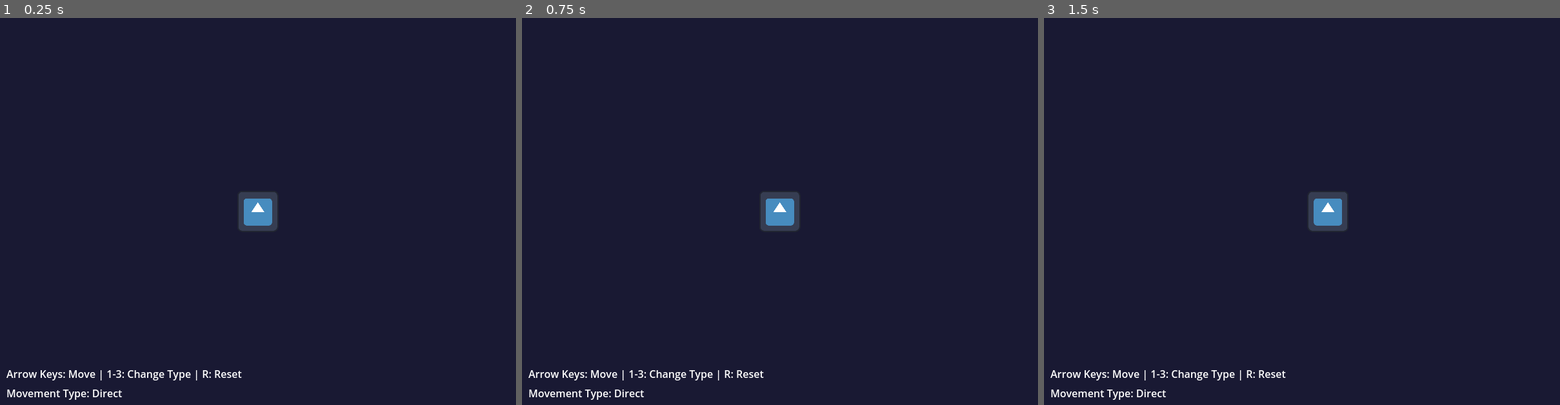
Above: before the commit, frames 1-3 (left to right).
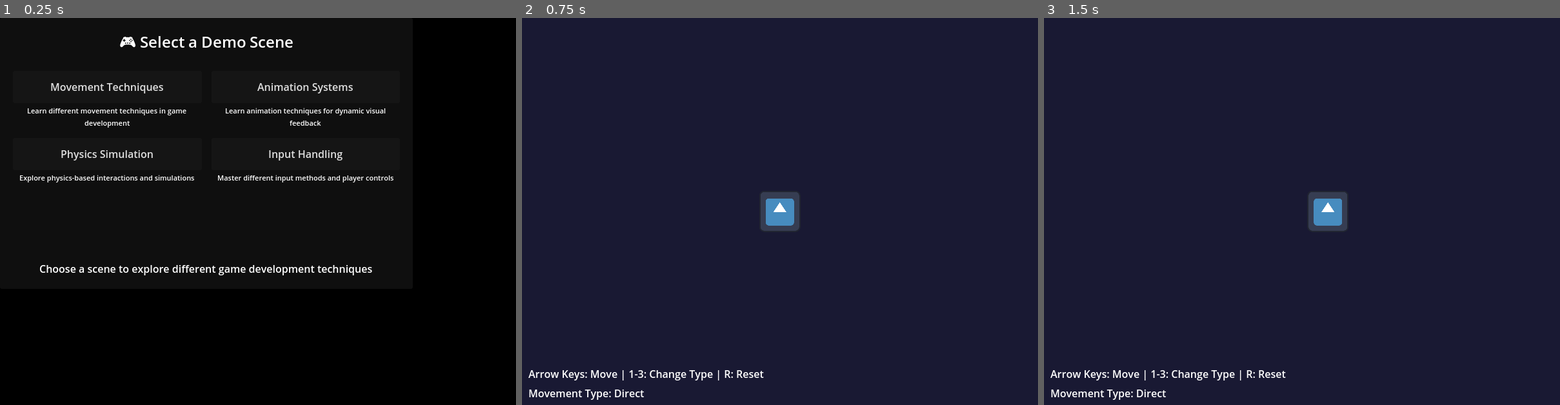
Above: after the commit, the same moments.

Repository: gllmAR/docsify-godot-embed
Game: Godot game, scene res://main.tscn
The game is run twice, just before and just after one commit, with the same random seed, the same clock (stepped at 60 frames per second) and the same inputs. The engine's default icon, where the game draws it, is replaced by a stand-in: a white triangle on a blue panel in a dark square.
Inputs (mouse positions are in pixels of both pictures, inside the frame that each line leads up to):
- Up to frame 1 (0.25 s): no input
- Up to frame 2 (0.75 s): click (630, 87) at 0.5 s, where only the run after the commit has a clickable "Movement Techniques"
- Up to frame 3 (1.5 s): tap Enter at 1.25 s; move the mouse to (1415, 192) at 1.27 s; hold Right (ui_right) from 1.28 s (still down); click (1415, 192) at 1.42 s

The runs differ from the first frame. In frame 1, 100% of the frame differs, in the area x 0-100%, y 0-100%; in frame 2, nothing differs; in frame 3, nothing differs.

Commit message:
added scene manager

Diff:
--- a/gdEmbed/scene_manager.gd
+++ b/gdEmbed/scene_manager.gd
@@ -1,19 +1,39 @@
 extends Node2D
 
 var available_scenes = {
-	"movement": "res://scenes/movement/movement.tscn",
-	"animation": "res://scenes/animation/animation.tscn",
-	"physics": "res://scenes/physics/physics.tscn",
-	"input": "res://scenes/input/input.tscn"
+	"movement": {
+		"path": "res://scenes/movement/movement.tscn",
+		"title": "Movement Techniques",
+		"description": "Learn different movement techniques in game development"
+	},
+	"animation": {
+		"path": "res://scenes/animation/animation.tscn",
+		"title": "Animation Systems",
+		"description": "Learn animation techniques for dynamic visual feedback"
+	},
+	"physics": {
+		"path": "res://scenes/physics/physics.tscn",
+		"title": "Physics Simulation",
+		"description": "Explore physics-based interactions and simulations"
+	},
+	"input": {
+		"path": "res://scenes/input/input.tscn",
+		"title": "Input Handling",
+		"description": "Master different input methods and player controls"
+	}
 }
+
+var scene_selector_ui: Control
+var is_selector_active = false
 
 func _ready():
 	var scene_name = _parse_scene_parameter()
-	_load_scene(scene_name)
+	if scene_name == "":
+		_show_scene_selector()
+	else:
+		_load_scene(scene_name)
 
 func _parse_scene_parameter() -> String:
-	var default_scene = "movement"
-
 	if OS.has_feature("web"):
 		# Simple and reliable URL parameter parsing
 		var scene_result = JavaScriptBridge.eval("new URLSearchParams(window.location.search).get('scene')")
@@ -23,19 +43,137 @@
 			print("✅ Loading scene: ", scene_result)
 			return scene_result
 		else:
-			print("⚠️ Using default scene: ", default_scene)
+			print("ℹ️ No valid scene parameter found, showing selector")
+			return ""
 
-	return default_scene
+	return ""
+
+func _show_scene_selector():
+	is_selector_active = true
+	scene_selector_ui = _create_scene_selector_ui()
+	add_child(scene_selector_ui)
+
+func _create_scene_selector_ui() -> Control:
+	var main_container = Control.new()
+	main_container.set_anchors_and_offsets_preset(Control.PRESET_FULL_RECT)
+
+	# Semi-transparent background
+	var background = ColorRect.new()
+	background.set_anchors_and_offsets_preset(Control.PRESET_FULL_RECT)
+	background.color = Color(0, 0, 0, 0.8)
+	main_container.add_child(background)
+
+	# Center panel container for responsive centering
+	var center_container = CenterContainer.new()
+	center_container.set_anchors_and_offsets_preset(Control.PRESET_FULL_RECT)
+	main_container.add_child(center_container)
+
+	# Main panel with adaptive sizing
+	var panel = Panel.new()
+	# Adaptive size based on screen size (80% width, max 700px, min 400px)
+	var viewport_size = get_viewport().get_visible_rect().size
+	var panel_width = min(max(viewport_size.x * 0.8, 400), 700)
+	var panel_height = min(max(viewport_size.y * 0.7, 350), 500)
+	panel.custom_minimum_size = Vector2(panel_width, panel_height)
+	panel.size_flags_horizontal = Control.SIZE_SHRINK_CENTER
+	panel.size_flags_vertical = Control.SIZE_SHRINK_CENTER
+	center_container.add_child(panel)
+
+	# Vertical layout with margins
+	var margin_container = MarginContainer.new()
+	margin_container.set_anchors_and_offsets_preset(Control.PRESET_FULL_RECT)
+	margin_container.add_theme_constant_override("margin_left", 20)
+	margin_container.add_theme_constant_override("margin_right", 20)
+	margin_container.add_theme_constant_override("margin_top", 20)
+	margin_container.add_theme_constant_override("margin_bottom", 20)
+	panel.add_child(margin_container)
+
+	var vbox = VBoxContainer.new()
+	vbox.add_theme_constant_override("separation", 20)
+	margin_container.add_child(vbox)
+
+	# Title
+	var title = Label.new()
+	title.text = "🎮 Select a Demo Scene"
+	title.horizontal_alignment = HORIZONTAL_ALIGNMENT_CENTER
+	title.add_theme_font_size_override("font_size", 24)
+	vbox.add_child(title)
+
+	# Scene buttons container - responsive grid
+	var scroll_container = ScrollContainer.new()
+	scroll_container.size_flags_horizontal = Control.SIZE_EXPAND_FILL
+	scroll_container.size_flags_vertical = Control.SIZE_EXPAND_FILL
+	vbox.add_child(scroll_container)
+
+	var grid = GridContainer.new()
+	# Adaptive columns based on panel width
+	grid.columns = 2 if panel_width > 500 else 1
+	grid.size_flags_horizontal = Control.SIZE_EXPAND_FILL
+	grid.add_theme_constant_override("h_separation", 15)
+	grid.add_theme_constant_override("v_separation", 15)
+	scroll_container.add_child(grid)
+
+	# Create buttons for each scene
+	for scene_key in available_scenes.keys():
+		var scene_info = available_scenes[scene_key]
+		var button_container = VBoxContainer.new()
+		button_container.size_flags_horizontal = Control.SIZE_EXPAND_FILL
+
+		var button = Button.new()
+		button.text = scene_info.title
+		button.custom_minimum_size = Vector2(200, 50)  # Smaller for mobile
+		button.size_flags_horizontal = Control.SIZE_EXPAND_FILL
+		button.pressed.connect(_on_scene_selected.bind(scene_key))
+		button_container.add_child(button)
+
+		var description = Label.new()
+		description.text = scene_info.description
+		description.custom_minimum_size = Vector2(200, 35)  # Smaller for mobile
+		description.size_flags_horizontal = Control.SIZE_EXPAND_FILL
+		description.autowrap_mode = TextServer.AUTOWRAP_WORD_SMART
+		description.horizontal_alignment = HORIZONTAL_ALIGNMENT_CENTER
+		description.add_theme_font_size_override("font_size", 11)
+		button_container.add_child(description)
+
+		grid.add_child(button_container)
+
+	# Instructions
+	var instructions = Label.new()
+	instructions.text = "Choose a scene to explore different game development techniques"
+	instructions.horizontal_alignment = HORIZONTAL_ALIGNMENT_CENTER
+	instructions.autowrap_mode = TextServer.AUTOWRAP_WORD_SMART
+	vbox.add_child(instructions)
+
+	return main_container
+
+func _on_scene_selected(scene_key: String):
+	print("🎯 Scene selected: ", scene_key)
+
+	# Remove the selector UI
+	if scene_selector_ui:
+		scene_selector_ui.queue_free()
+		scene_selector_ui = null
+
+	is_selector_active = false
+
+	# Update URL if running in web
+	if OS.has_feature("web"):
+		var new_url = "window.location.href.split('?')[0] + '?scene=" + scene_key + "'"
+		JavaScriptBridge.eval("window.history.pushState({}, '', " + new_url + ")")
+
+	# Load the selected scene
+	_load_scene(scene_key)
 
 func _load_scene(scene_name: String):
 	if available_scenes.has(scene_name):
-		var scene_path = available_scenes[scene_name]
+		var scene_info = available_scenes[scene_name]
+		var scene_path = scene_info.path
 		var scene = load(scene_path)
 		if scene:
 			var instance = scene.instantiate()
 			add_child(instance)
-			print("Loaded scene: " + scene_name)
+			print("✅ Loaded scene: " + scene_name + " (" + scene_info.title + ")")
 		else:
-			print("Failed to load scene: " + scene_name)
+			print("❌ Failed to load scene: " + scene_name)
 	else:
-		print("Unknown scene: " + scene_name)
+		print("❌ Unknown scene: " + scene_name)
